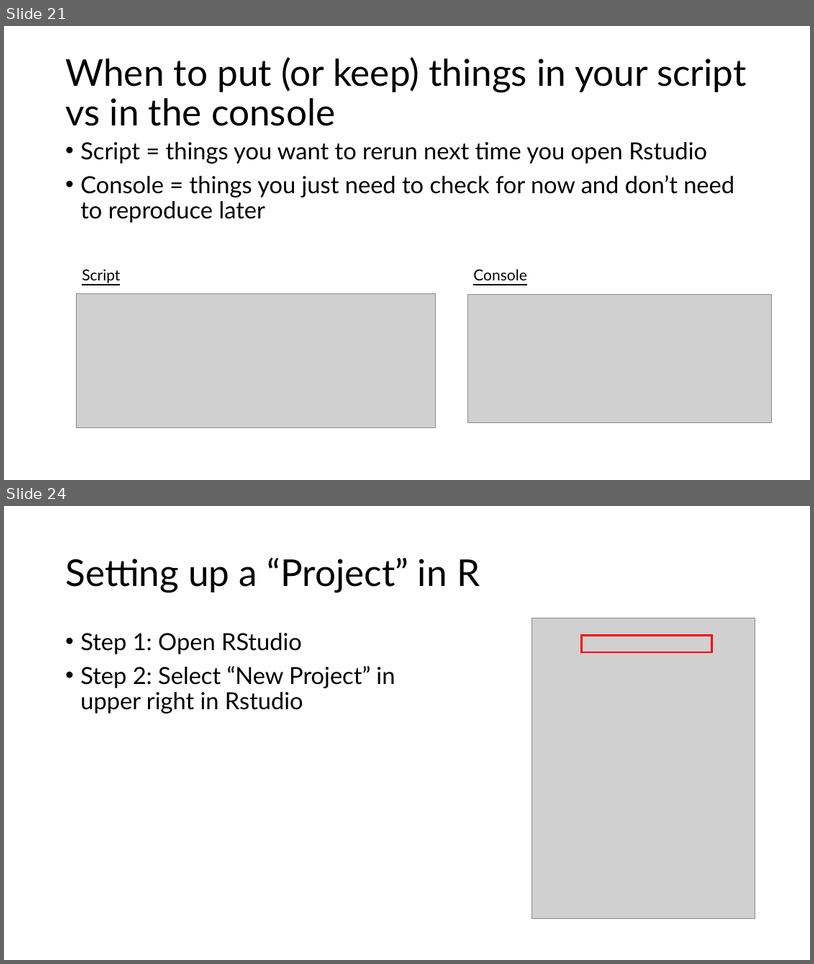
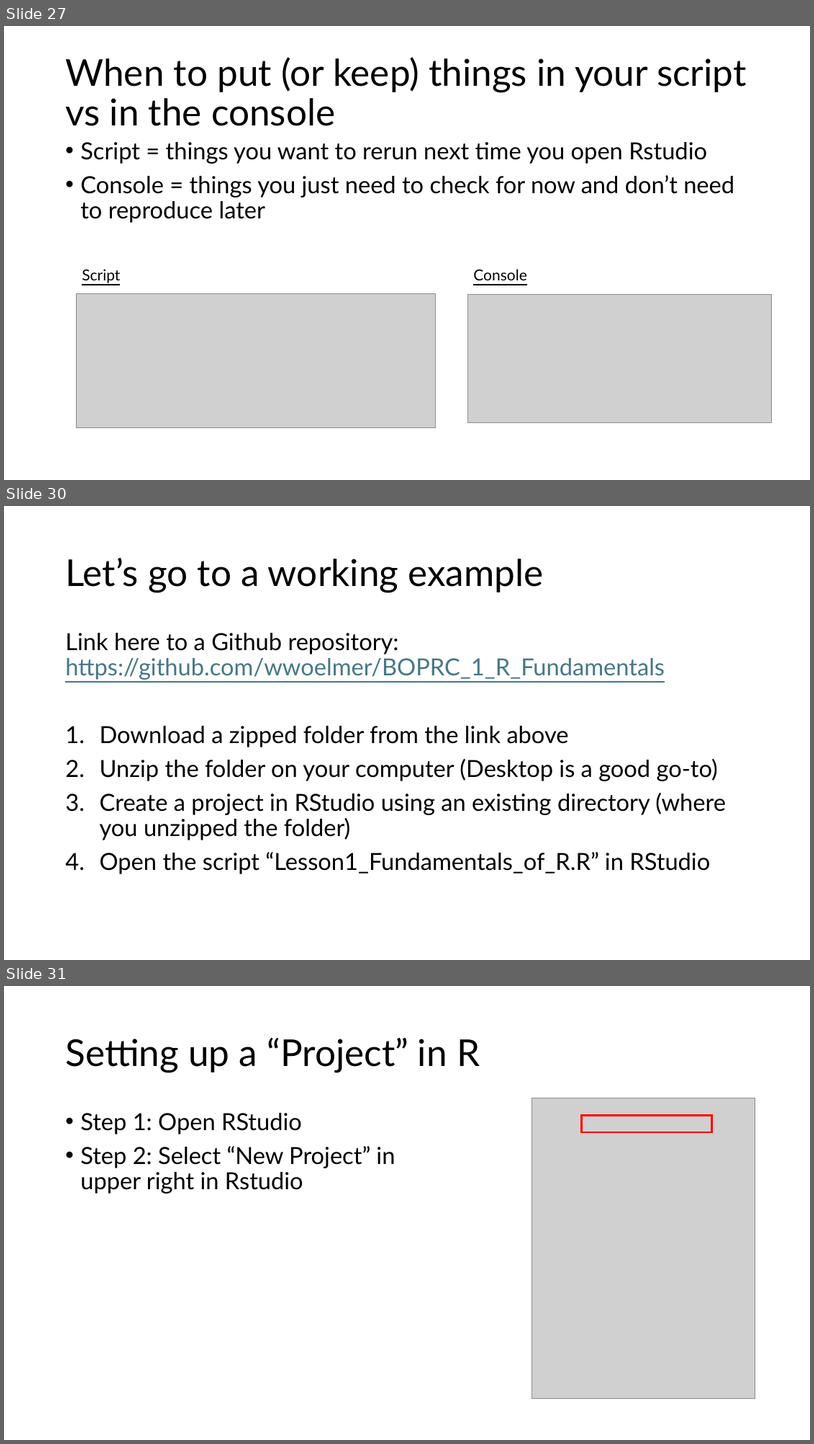
Before and after one commit to wwoelmer/BOPRC_1_R_Fundamentals, a slide deck: Introduction to R Workshop 1.pptx. Shown one above the other, each under a label of ours: slides 21 and 24 before the commit, slides 27, 30 and 31 after it; the slides between them are not shown. The pictures are 814x964 and 814x1444 pixels, drawn with LibreOffice and Linux fonts; fonts in the diff are those of the drawing; grey boxes stand for pictures. Boxes give left, top, right and bottom in pixels: in the first picture for what was removed or moved away, otherwise in the second. Text is boxed around its words. In the diff, an @@ line names an element or a change of style, - is before the commit and + after.

```diff
--- a/Introduction to R Workshop 1.pptx
+++ b/Introduction to R Workshop 1.pptx
@@ slide 30 added at [4,506,810,960], background #FFFFFF @@
@@ title added at [65,558,544,592], 44 pt, text #000000 @@
+Let’s go to a working example
@@ text added at [65,633,726,874], 28 pt, text #000000 @@
+Link here to a Github repository: https://github.com/wwoelmer/BOPRC_1_R_Fundamentals
+1. Download a zipped folder from the link above
+2. Unzip the folder on your computer (Desktop is a good go-to)
+3. Create a project in RStudio using an existing directory (where you unzipped the folder)
+4. Open the script “Lesson1_Fundamentals_of_R.R” in RStudio
@@ what was slide 21 is now slide 27 @@
@@ what was slide 24 is now slide 31 @@
```
Also in this commit, not shown: 5 slides changed, 16 other slides added, 9 slides removed.
